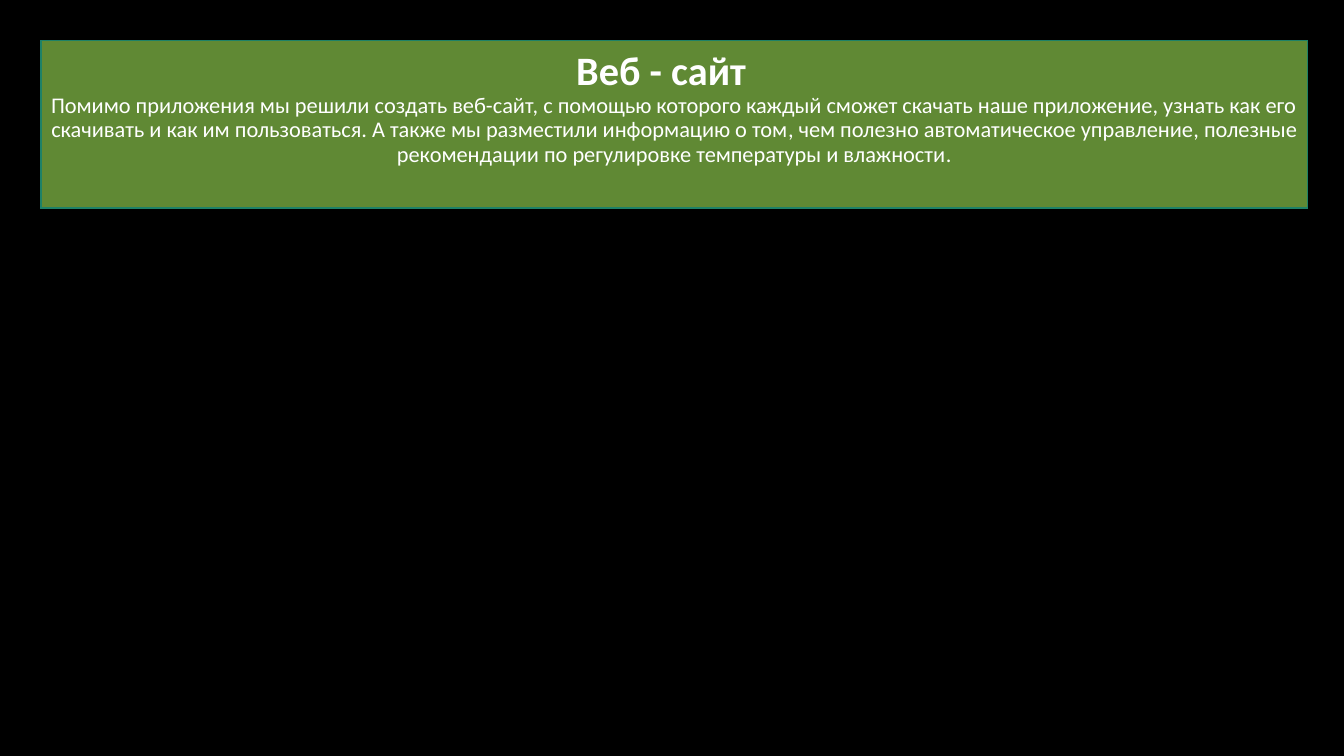
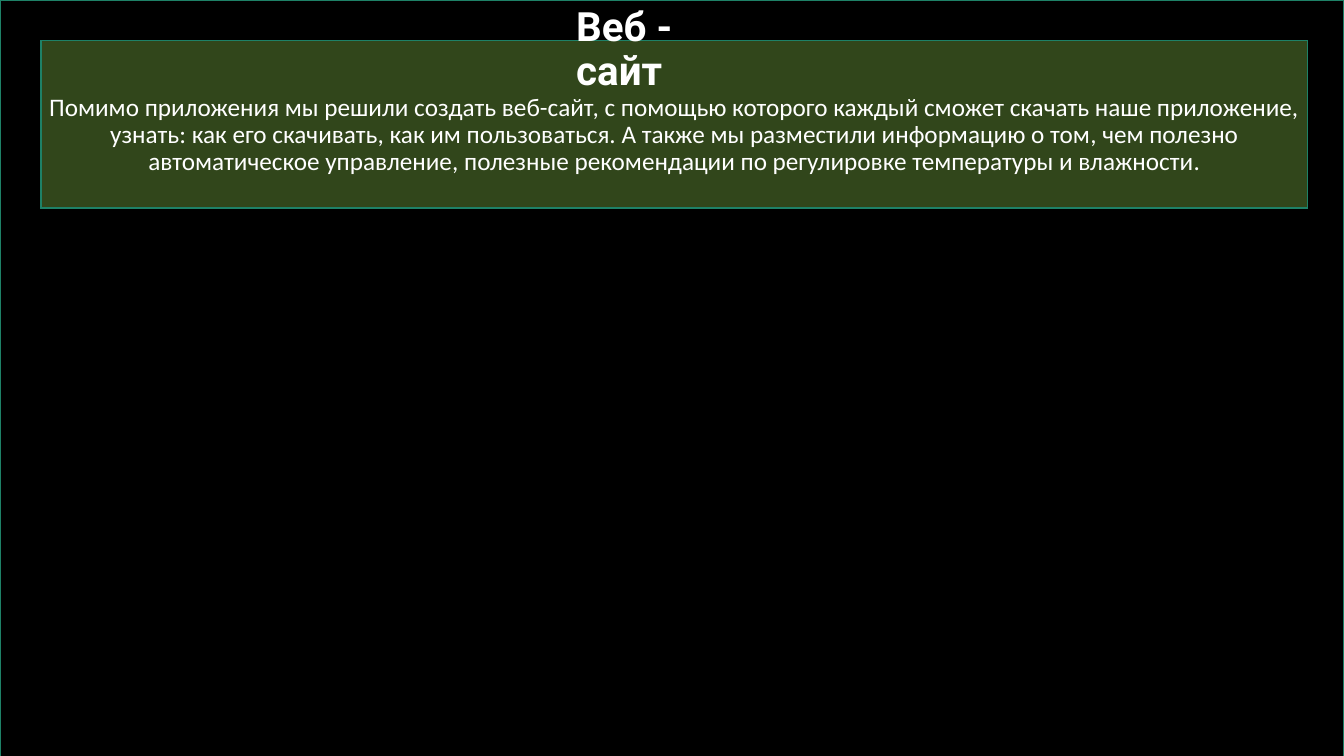
Before and after one commit to voronov-nikita/teplica-predprof, a slide deck: slide 5 of документация и презентация/Автоматизированная система удаленного управления теплицей.pptx. Drawn at 1344x756 pixels with LibreOffice and Linux fonts; fonts in the diff are those of the drawing; background and template pictures are left out. Boxes give left, top, right and bottom in pixels: in the first picture for what was removed or moved away, otherwise in the second. Text is boxed around its words. In the diff, an @@ line names an element or a change of style, - is before the commit and + after.

```diff
--- a/документация и презентация/Автоматизированная система удаленного управления теплицей.pptx
+++ b/документация и презентация/Автоматизированная система удаленного управления теплицей.pptx
@@ rectangle added at <box>0,0,1344,756</box>, fill #000000 at 39% opacity, outline #1E8168 1 pt @@
@@ title "Веб - сайт" at <box>576,4,662,86</box>: font Calibri to Roboto @@
@@ rectangle at <box>41,40,1309,208</box>: fill #92D050 at 66% opacity to #92D050 at 34% opacity @@
@@ text at <box>49,99,1298,174</box>: text changed; size 16 to 18 pt @@
-Помимо приложения мы решили создать веб-сайт, с помощью которого каждый сможет скачать наше приложение, узнать как его скачивать и как им пользоваться. А также мы разместили информацию о том, чем полезно автоматическое управление, полезные рекомендации по регулировке температуры и влажности.
+Помимо приложения мы решили создать веб-сайт, с помощью которого каждый сможет скачать наше приложение, узнать: как его скачивать, как им пользоваться. А также мы разместили информацию о том, чем полезно автоматическое управление, полезные рекомендации по регулировке температуры и влажности.
```
Also in this commit, not shown: 5 other slides changed, 1 slide added.
